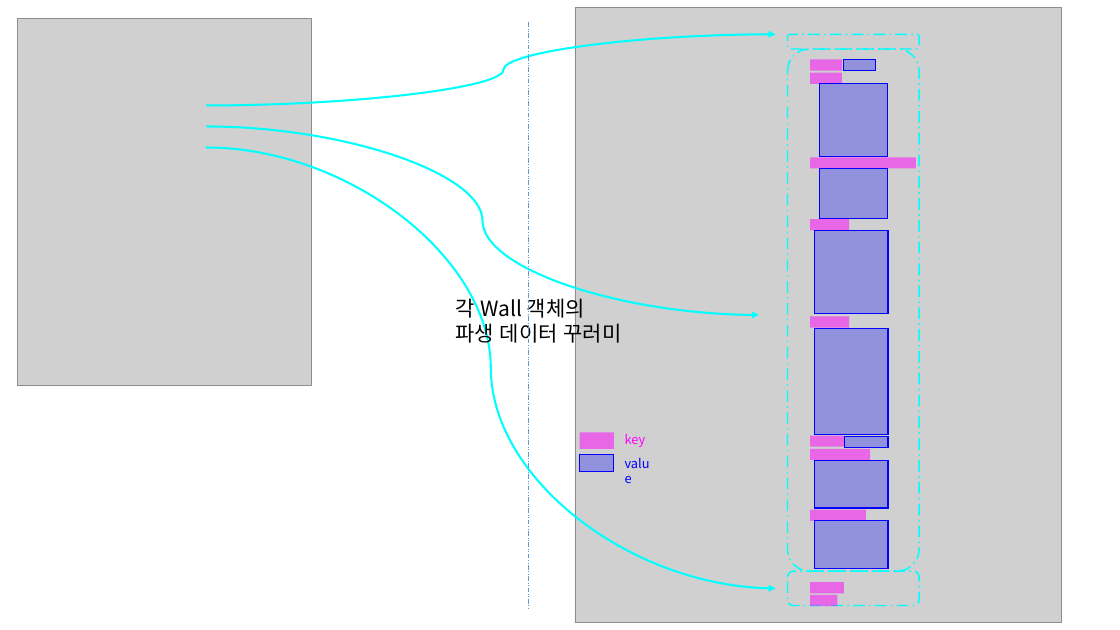
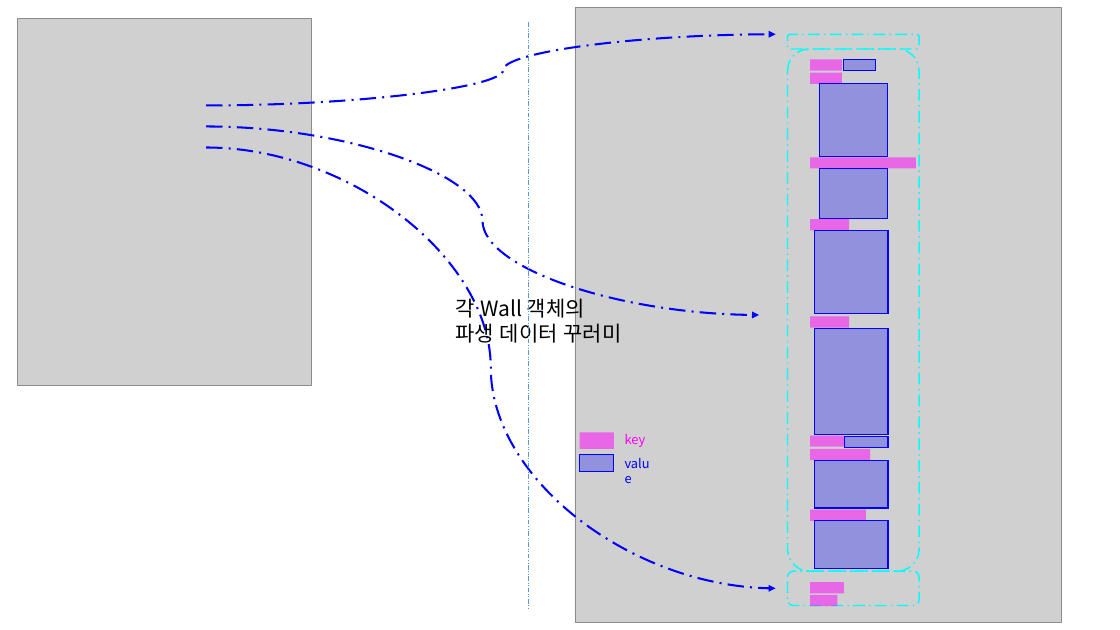
Before and after one commit to hnanmal/mQ, a slide deck: slide 29 of DynamoUserGroup/20221118_부산 세미나 준비/documentum/DynDict활용_발표자료.pptx (slide 28 before the commit). Drawn at 1120x630 pixels with LibreOffice and Linux fonts; fonts in the diff are those of the drawing; grey boxes stand for pictures. Boxes give left, top, right and bottom in pixels: in the first picture for what was removed or moved away, otherwise in the second. Text is boxed around its words. In the diff, an @@ line names an element or a change of style, - is before the commit and + after.

```diff
--- a/DynamoUserGroup/20221118_부산 세미나 준비/documentum/DynDict활용_발표자료.pptx
+++ b/DynamoUserGroup/20221118_부산 세미나 준비/documentum/DynDict활용_발표자료.pptx
@@ curved arrow (206, 106) - (776, 34): stroke #00FFFF 1.75 pt to #0000FF 1.75 pt dashed @@
@@ curved arrow (206, 127) - (759, 315): stroke #00FFFF 1.75 pt to #0000FF 1.75 pt dashed @@
@@ curved arrow (206, 148) - (776, 588): stroke #00FFFF 1.75 pt to #0000FF 1.75 pt dashed @@
```
Also in this commit, not shown: 4 other slides changed, 1 slide added, 1 slide removed.
